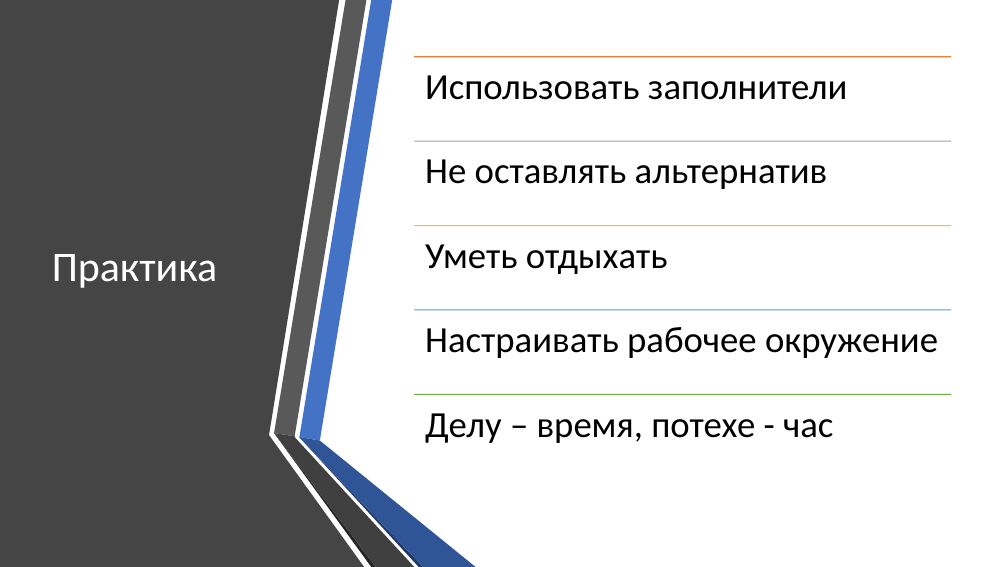
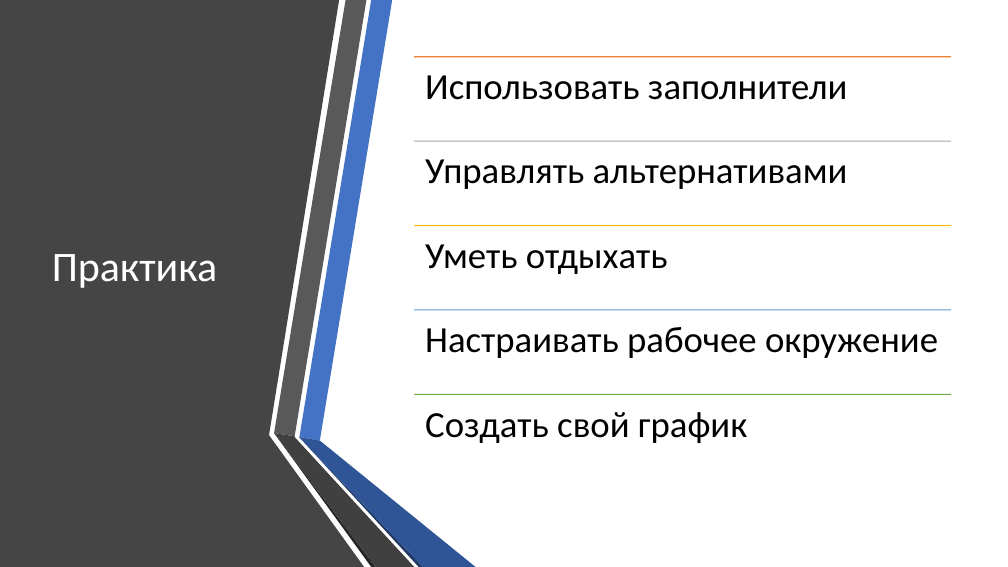
Before and after one commit to kugushev/presentations, a slide deck: slide 27 of 2018_Students-Breakfast/Presentation.pptx (slide 22 before the commit). Drawn at 1008x567 pixels with LibreOffice and Linux fonts; fonts in the diff are those of the drawing. Boxes give left, top, right and bottom in pixels: in the first picture for what was removed or moved away, otherwise in the second. Text is boxed around its words. In the diff, an @@ line names an element or a change of style, - is before the commit and + after.

```diff
--- a/2018_Students-Breakfast/Presentation.pptx
+++ b/2018_Students-Breakfast/Presentation.pptx
@@ text at bbox=[425, 159, 848, 189]: text changed @@
-Не оставлять альтернатив
+Управлять альтернативами
@@ text at bbox=[425, 412, 747, 443]: text changed @@
-Делу – время, потехе - час
+Создать свой график
```
Also in this commit, not shown: 2 other slides changed, 6 slides added, 1 slide removed.
